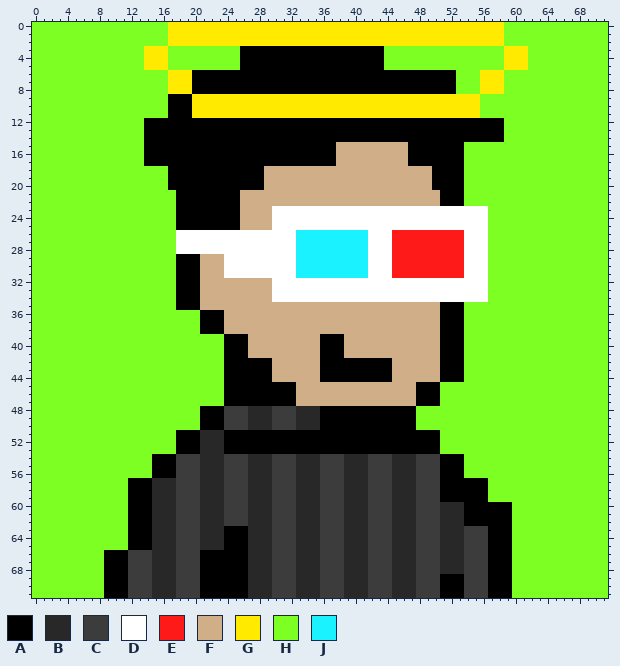
Sprite sheet: boyz/2.png. The picture above is the old version.
The file is 216x216 pixels, drawn in blocks of 3x3; one block is one cell here.
Palette (. is transparent): A #000000  B #282828  C #3c3c3c  D #ffffff  E #ff1a1a  F #d0ae88  G #ffea00  H #7dff23  J #1af3ff
After:
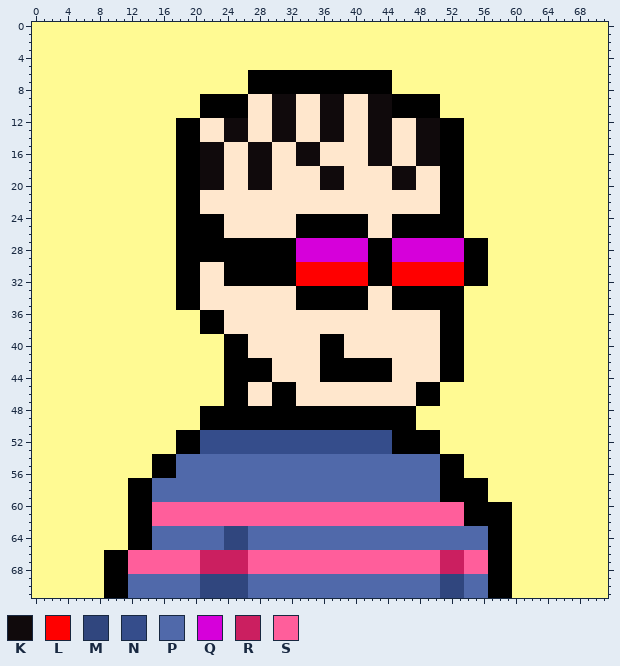
Colours new in this view: K #100a0c  L #ff0000  M #30467e  N #354d8b  P #5069aa  Q #d600da  R #cb1f60  S #ff5e9b
What changed:
colour F: #d0ae88 -> #ffe7cd
colour H: #7dff23 -> #fffa93
y 0..2: x 17..58 GGGGGGGGGGGGGGGGGGGGGGGGGGGGGGGGGGGGGGGGGG -> HHHHHHHHHHHHHHHHHHHHHHHHHHHHHHHHHHHHHHHHHH
y 3..5: x 14..16 GGG -> HHH; x 26..43 AAAAAAAAAAAAAAAAAA -> HHHHHHHHHHHHHHHHHH; x 59..61 GGG -> HHH
y 6..8: x 17..26 GGGAAAAAAA -> HHHHHHHHHH; x 45..52 AAAAAAAA -> HHHHHHHH; x 56..58 GGG -> HHH
y 9..11: x 17..55 AAAGGGGGGGGGGGGGGGGGGGGGGGGGGGGGGGGGGGG -> HHHHAAAAAAFFFKKKFFFKKKFFFKKKAAAAAAHHHHH
y 12..14: x 14..17 AAAA -> HHHH; x 21..50 AAAAAAAAAAAAAAAAAAAAAAAAAAAAAA -> FFFKKKFFFKKKFFFKKKFFFKKKFFFKKK; x 54..58 AAAAA -> HHHHH
y 15..17: x 14..17 AAAA -> HHHH; x 21..37 AAAAAAAAAAAAAAAAA -> KKKFFFKKKFFFKKKFF; x 42..44 FFF -> KKK; x 47..50 AAAA -> FKKK
y 18..20: x 17 A -> H; x 21..29 AAAAAAAAF -> KKKFFFKKK; x 36..38 FFF -> KKK; x 45..47 FFF -> KKK; x 50 A -> F
y 21..22: x 21..25 AAAAA -> FFFFF
y 23: x 21..25 AAAAA -> FFFFF; x 30..56 DDDDDDDDDDDDDDDDDDDDDDDDDDD -> FFFFFFFFFFFFFFFFFFFFFAAAHHH
y 24..25: x 24..25 AA -> FF; x 30..56 DDDDDDDDDDDDDDDDDDDDDDDDDDD -> FFFAAAAAAAAAFFFAAAAAAAAAHHH
y 26: x 18..56 DDDDDDDDDDDDDDDJJJJJJJJJDDDEEEEEEEEEDDD -> AAAAAAFFFFFFFFFAAAAAAAAAFFFAAAAAAAAAHHH
y 27..28: x 18..56 DDDDDDDDDDDDDDDJJJJJJJJJDDDEEEEEEEEEDDD -> AAAAAAAAAAAAAAAQQQQQQQQQAAAQQQQQQQQQAAA
y 29: x 21..56 FFFDDDDDDDDDJJJJJJJJJDDDEEEEEEEEEDDD -> AAAAAAAAAAAAQQQQQQQQQAAAQQQQQQQQQAAA
y 30..31: x 24..56 DDDDDDDDDJJJJJJJJJDDDEEEEEEEEEDDD -> AAAAAAAAALLLLLLLLLAAALLLLLLLLLAAA
y 32: x 24..56 FFFFFFDDDDDDDDDDDDDDDDDDDDDDDDDDD -> AAAAAAAAALLLLLLLLLAAALLLLLLLLLAAA
y 33..34: x 30..56 DDDDDDDDDDDDDDDDDDDDDDDDDDD -> FFFAAAAAAAAAFFFAAAAAAAAAHHH
y 35: x 33..41 FFFFFFFFF -> AAAAAAAAA; x 45..50 FFFFFF -> AAAAAA
y 45..47: x 27..29 AAA -> FFF
y 48..50: x 24..35 CCCBBBCCCBBB -> AAAAAAAAAAAA
y 51..53: x 21..44 BBBAAAAAAAAAAAAAAAAAAAAA -> NNNNNNNNNNNNNNNNNNNNNNNN
y 54..56: x 18..50 CCCBBBCCCBBBCCCBBBCCCBBBCCCBBBCCC -> PPPPPPPPPPPPPPPPPPPPPPPPPPPPPPPPP
y 57..59: x 15..50 BBBCCCBBBCCCBBBCCCBBBCCCBBBCCCBBBCCC -> PPPPPPPPPPPPPPPPPPPPPPPPPPPPPPPPPPPP
y 60..62: x 15..53 BBBCCCBBBCCCBBBCCCBBBCCCBBBCCCBBBCCCBBB -> SSSSSSSSSSSSSSSSSSSSSSSSSSSSSSSSSSSSSSS
y 63..65: x 15..56 BBBCCCBBBAAABBBCCCBBBCCCBBBCCCBBBCCCBBBCCC -> PPPPPPPPPMMMPPPPPPPPPPPPPPPPPPPPPPPPPPPPPP
y 66..68: x 12..56 CCCBBBCCCAAAAAABBBCCCBBBCCCBBBCCCBBBCCCBBBCCC -> SSSSSSSSSRRRRRRSSSSSSSSSSSSSSSSSSSSSSSSRRRSSS
y 69..71: x 12..56 CCCBBBCCCAAAAAABBBCCCBBBCCCBBBCCCBBBCCCAAACCC -> PPPPPPPPPMMMMMMPPPPPPPPPPPPPPPPPPPPPPPPMMMPPP
Changed places in both pictures, as pixel boxes (x1, y1, x2, y2):
changed: (32, 22, 608, 598)
